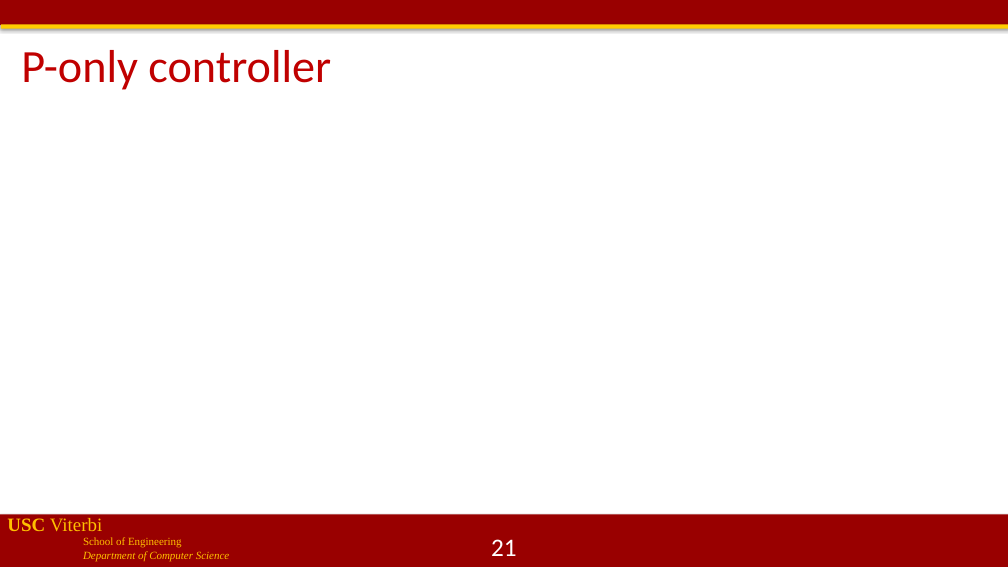
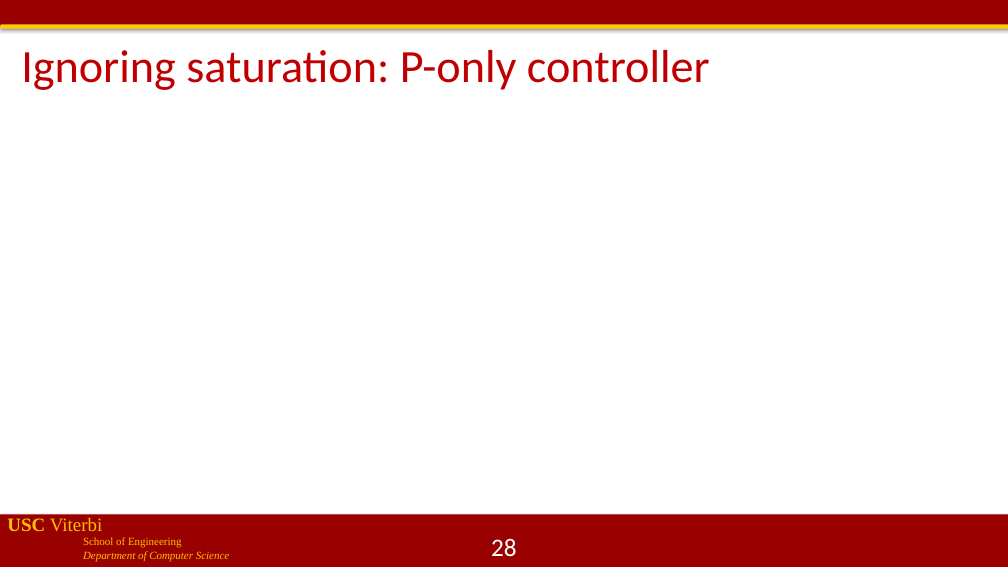
Before and after one commit to jdeshmukh/jdeshmukh.github.io, a slide deck: slide 28 of teaching/cs513slides/lecture5-Control.pptx (slide 21 before the commit). Drawn at 1008x567 pixels with LibreOffice and Linux fonts; fonts in the diff are those of the drawing; grey boxes stand for pictures; background and template pictures are left out. Boxes give left, top, right and bottom in pixels: in the first picture for what was removed or moved away, otherwise in the second. Text is boxed around its words. In the diff, an @@ line names an element or a change of style, - is before the commit and + after.

```diff
--- a/teaching/cs513slides/lecture5-Control.pptx
+++ b/teaching/cs513slides/lecture5-Control.pptx
@@ title at (x1=21, y1=50, x2=710, y2=90): text changed @@
-P-only controller
+Ignoring saturation: P-only controller
@@ page number at (x1=491, y1=538, x2=517, y2=557): text changed @@
-21
+28
```
Also in this commit, not shown: 18 other slides changed, 11 slides added, 1 slide removed, 1 other file.
